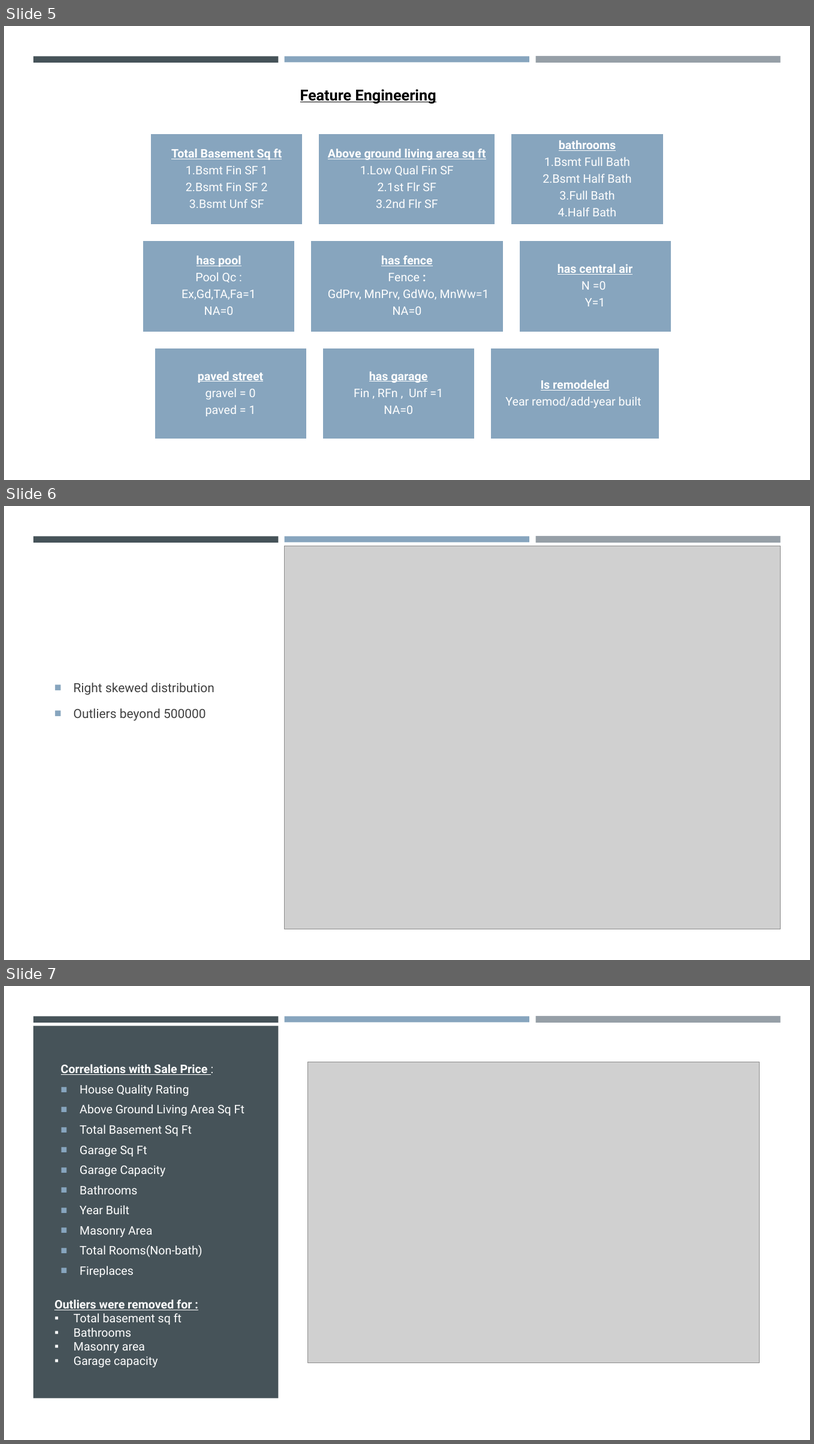
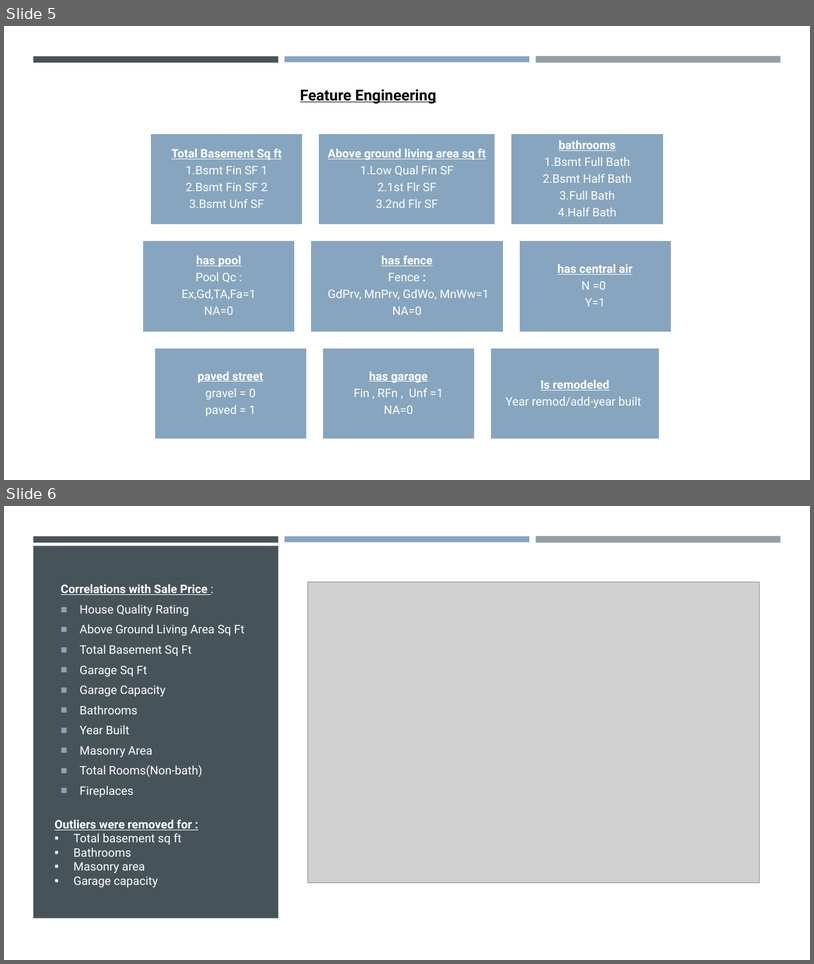
Before and after one commit to vaishnavibrungi/ames_iowa, a slide deck: Project 2.pptx. Shown one above the other, each under a label of ours: slides 5, 6 and 7 before the commit, slides 5 and 6 after it. The pictures are 814x1444 and 814x964 pixels, drawn with LibreOffice and Linux fonts; fonts in the diff are those of the drawing; grey boxes stand for pictures. Boxes give left, top, right and bottom in pixels: in the first picture for what was removed or moved away, otherwise in the second. Text is boxed around its words. In the diff, an @@ line names an element or a change of style, - is before the commit and + after.

```diff
--- a/Project 2.pptx
+++ b/Project 2.pptx
@@ slide 6 removed at [4,506,810,960], background #243341 @@
@@ rectangle removed at [4,506,810,960] @@
@@ rectangle removed at [33,536,279,542] @@
@@ rectangle removed at [285,536,530,542] @@
@@ rectangle removed at [536,536,781,543] @@
@@ picture removed at [285,546,782,929] @@
@@ text removed at [74,682,215,721] @@
-■ Right skewed distribution
-■ Outliers beyond 500000
@@ what was slide 7 is now slide 6 @@
```
Also in this commit, not shown: 3 slides changed, 3 other files.
